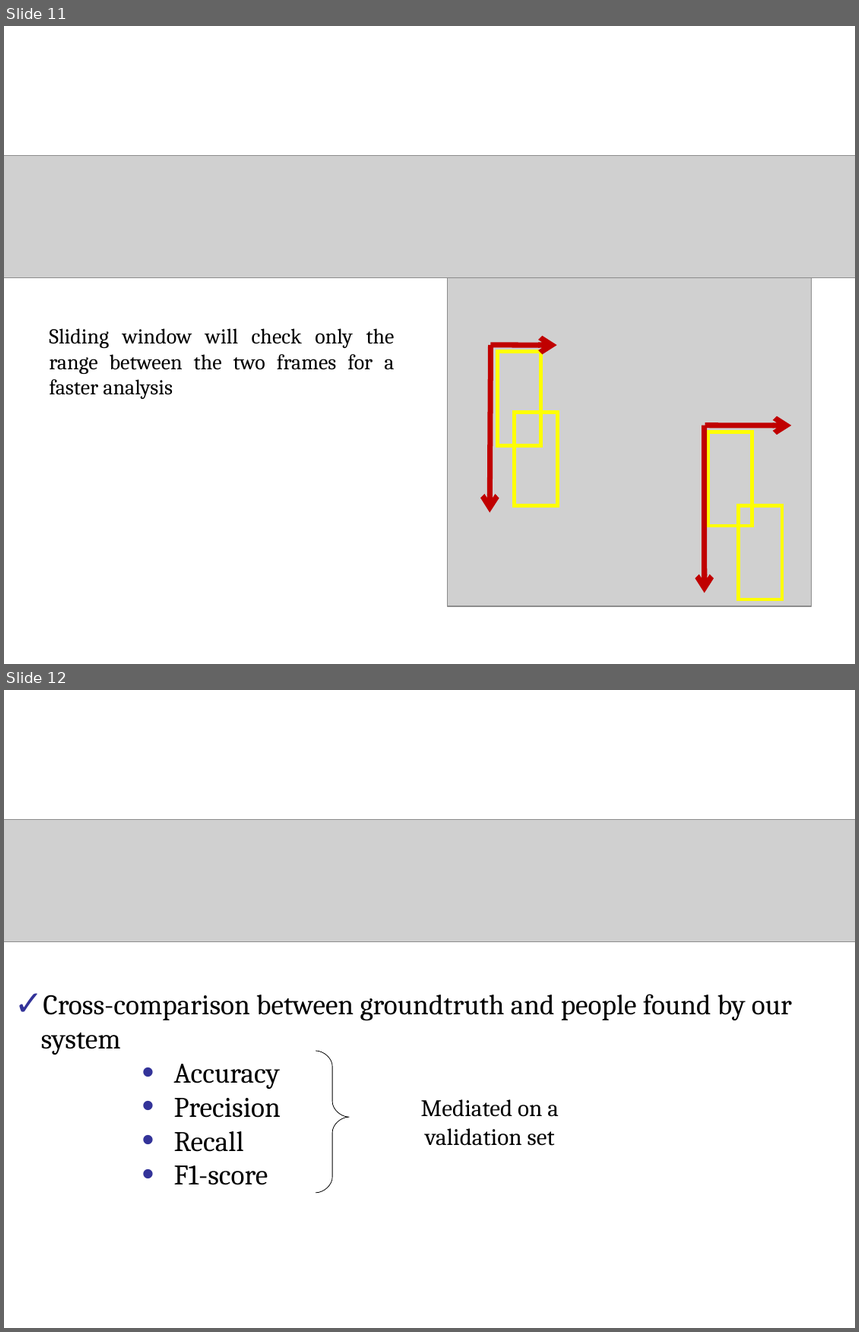
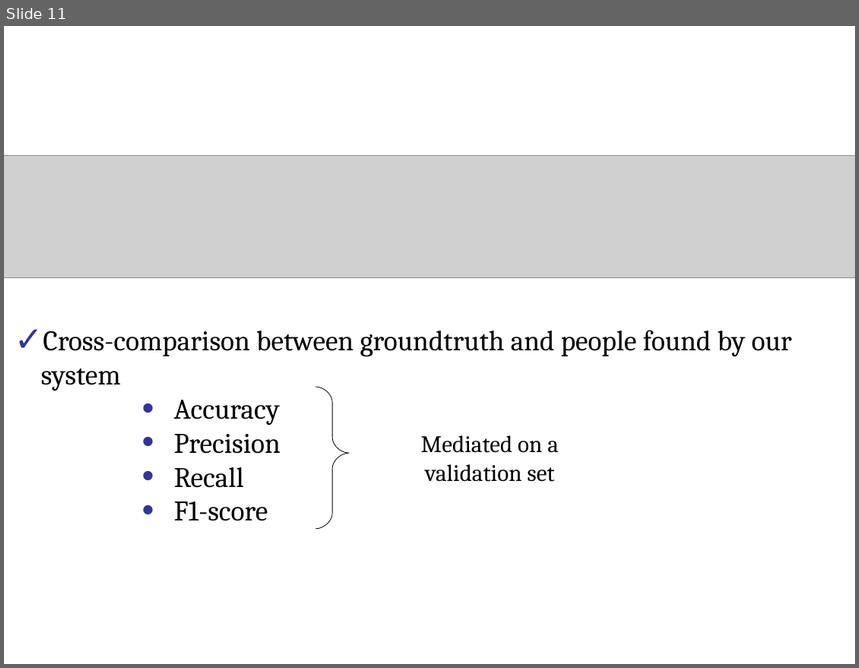
Before and after one commit to Daguerreo/ppd, a slide deck: presentazione/2394 bottles.ppt. Shown one above the other, each under a label of ours: slides 11 and 12 before the commit, slide 11 after it. The pictures are 859x1332 and 859x668 pixels, drawn with LibreOffice and Linux fonts; fonts in the diff are those of the drawing; grey boxes stand for pictures; background and template pictures are left out. Boxes give left, top, right and bottom in pixels: in the first picture for what was removed or moved away, otherwise in the second. Text is boxed around its words. In the diff, an @@ line names an element or a change of style, - is before the commit and + after.

```diff
--- a/presentazione/2394 bottles.ppt
+++ b/presentazione/2394 bottles.ppt
@@ slide 11 removed at (x1=4, y1=26, x2=855, y2=664), background picture (left out) @@
@@ title removed at (x1=40, y1=44, x2=807, y2=135) @@
-Software
@@ picture removed at (x1=4, y1=156, x2=855, y2=278) @@
@@ picture removed at (x1=448, y1=271, x2=812, y2=607) @@
@@ text removed at (x1=49, y1=328, x2=395, y2=399) @@
-Sliding window will check only the range between the two frames for a faster analysis
@@ arrow removed from (491, 345) to (490, 513) @@
@@ arrow removed from (491, 345) to (557, 345) @@
@@ rectangle removed at (x1=498, y1=352, x2=541, y2=446) @@
@@ rectangle removed at (x1=514, y1=412, x2=557, y2=506) @@
@@ arrow removed from (705, 425) to (705, 593) @@
@@ arrow removed from (705, 425) to (791, 426) @@
@@ rectangle removed at (x1=709, y1=432, x2=752, y2=525) @@
@@ rectangle removed at (x1=739, y1=506, x2=782, y2=600) @@
@@ what was slide 12 is now slide 11 @@
```
Also in this commit, not shown: 1 slide changed, 1 slide added, 2 other slides removed, 3 other files.
